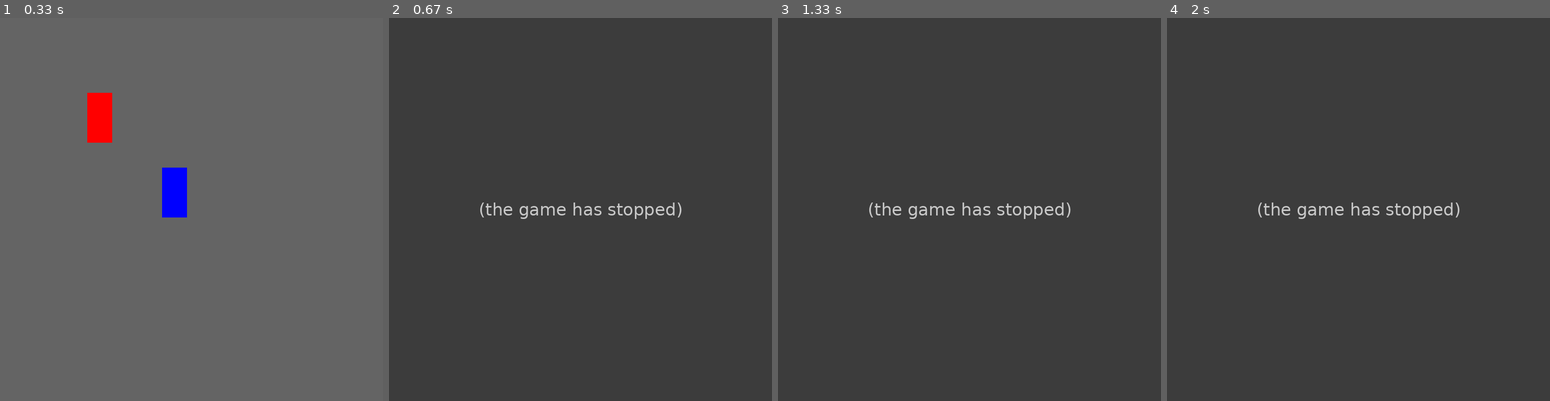
Above: before the commit, frames 1-4 (left to right).
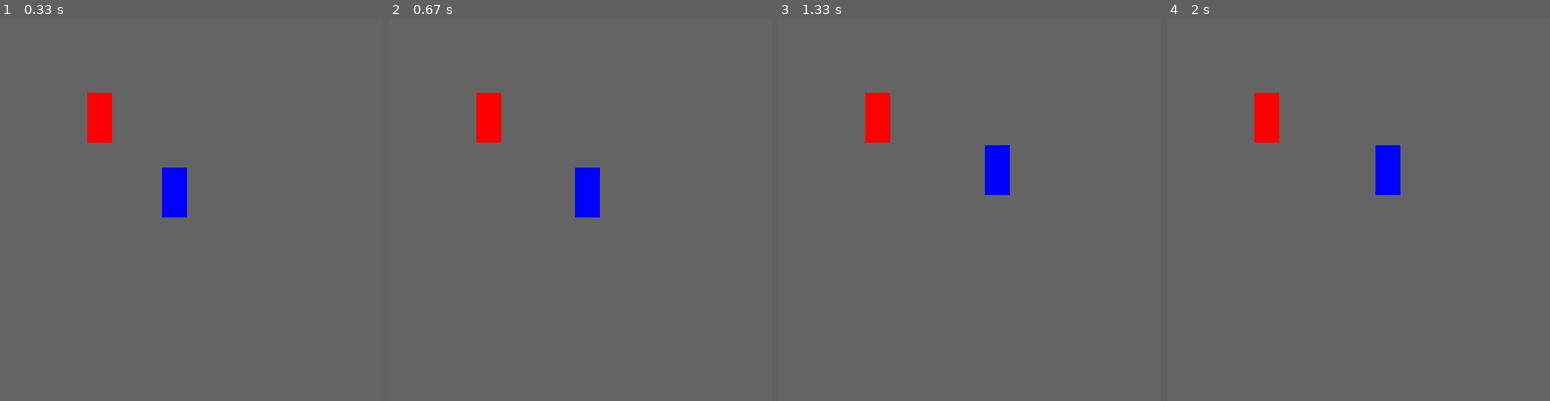
Above: after the commit, the same moments.

Repository: yanigisawa/pyweek31
Game: pygame game, started from run_game.py
Same seed, same stepped clock (60 frames per second), same inputs: the game is played once before the commit and once after it.
Inputs:
- Up to frame 1 (0.33 s): no input
- Up to frame 2 (0.67 s): hold Right from 0.33 s (still down)
- Up to frame 3 (1.33 s): release Right at 0.8 s; hold Up 0.83-1.13 s; hold Right from 1.17 s (still down)
- Up to frame 4 (2 s): release Right at 1.63 s; hold Left from 1.67 s (still down)

Frame 1 is identical in both runs. In frame 2, 100% of the frame differs, in the area x 0-100%, y 0-100%; in frame 3, 100%; in frame 4, 100%.
Error before the commit: AttributeError: 'Car' object has no attribute '_left_right_vel' (game.py line 97); the game stopped at 0.33 s (later frames are placeholders)

Commit message:
- Basic movements and allowing user to correct verticle orientation

Diff:
--- a/gamelib/game.py
+++ b/gamelib/game.py
@@ -85,19 +85,12 @@
         screen.blit(self.image, rect)
 
     def stop(self, velocity):
-        if self._left_right_vel == 0 and self._up_down_vel == 0:
-            return
-
-        self._left_right_vel = velocity[0] # ["left"]
-        self._up_down_vel = velocity[1] # ["down"]
+        new_vel = self.body.velocity - velocity
         self.body.velocity -= velocity
 
 
     def move(self, velocity):
-        if self._left_right_vel != 0 and self._up_down_vel != 0:
-            return
-        self._left_right_vel = velocity[0] # ["left"]
-        self._up_down_vel = velocity[1] # ["down"]
+        new_vel = self.body.velocity + velocity
         self.body.velocity += velocity
 
     def __str__(self):
@@ -117,7 +110,7 @@
         self._space.add(self._red_car.body, self._red_car.shape)
         self._blue_car = Car(position=(350, 350))
         self._space.add(self._blue_car.body, self._blue_car.shape)
-        self._rotate = False
+        self._shift_key_down = False
 
     def _clear_screen(self):
         self._screen.fill(pg.Color((100, 100, 100)))
@@ -187,34 +180,32 @@
 
 
         if event.key == pg.K_RSHIFT:
-            self._rotate = True
+            self._shift_key_down = True
 
         if event.key in self.keys:
-            if self._rotate:
-                direction = self.keys[event.key]["rotation"] * (math.pi / 3)
-                self._blue_car.body.angular_velocity = direction
+            if self._shift_key_down:
+                self._blue_car.body.angle = 0
+                self._blue_car.body.angular_velocity = 0
+                # direction = self.keys[event.key]["rotation"] * (math.pi / 3)
+                # self._blue_car.body.angular_velocity = direction
                 return
 
-            # v = Vec2d(*keys[event.key]["velocity"]) * 20
-            # self._blue_car.body.position += v
             self._blue_car.move(self.keys[event.key]["velocity"])
-            # self._blue_car.body.velocity += self.keys[event.key]["velocity"]
 
         if event.key == pg.K_SPACE:
             self._blue_car.body.angular_velocity = 0
             self._blue_car.body.velocity = 0, 0
 
 
-
     def on_keyup(self, event):
+
         if event.key == pg.K_RSHIFT:
-            self._rotate = False
+            self._shift_key_down = False
 
         if event.key in self.keys:
-            if event.key in [pg.K_LEFT, pg.K_RIGHT]:
+            if event.key in [pg.K_LEFT, pg.K_RIGHT] and self._shift_key_down:
                 self._blue_car.body.angular_velocity = 0
-
-            if self._rotate:
+                self._blue_car.body.angle = 0
                 return
 
             self._blue_car.stop(self.keys[event.key]["velocity"])
